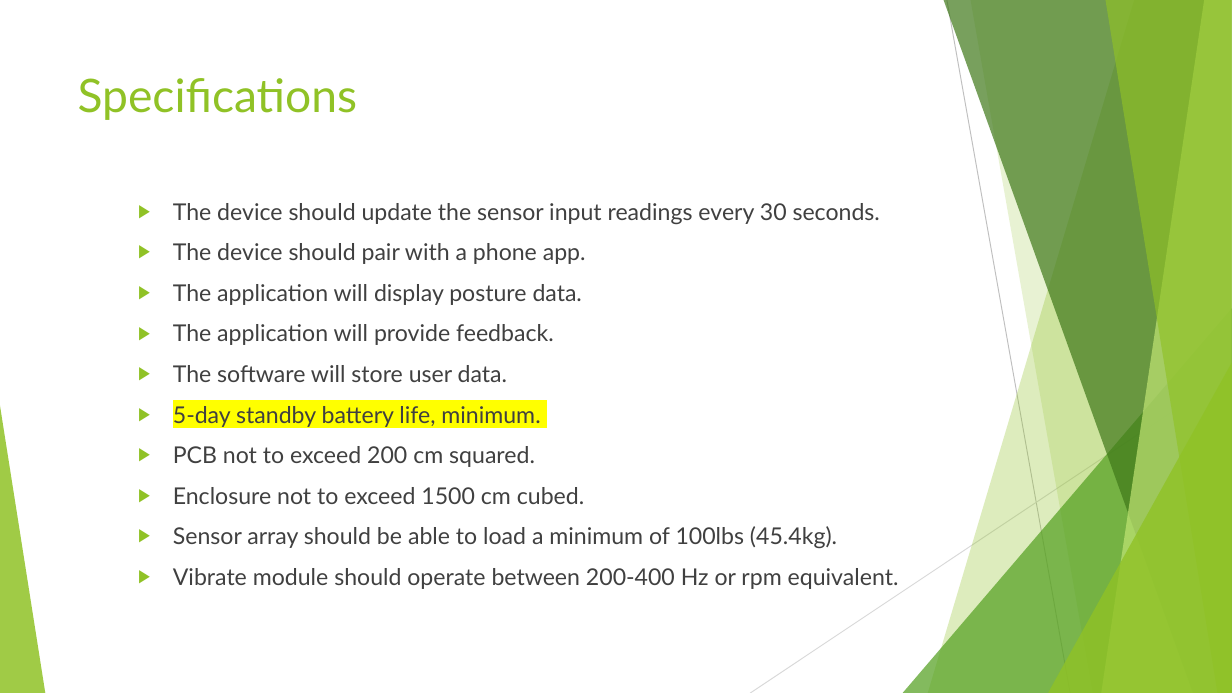
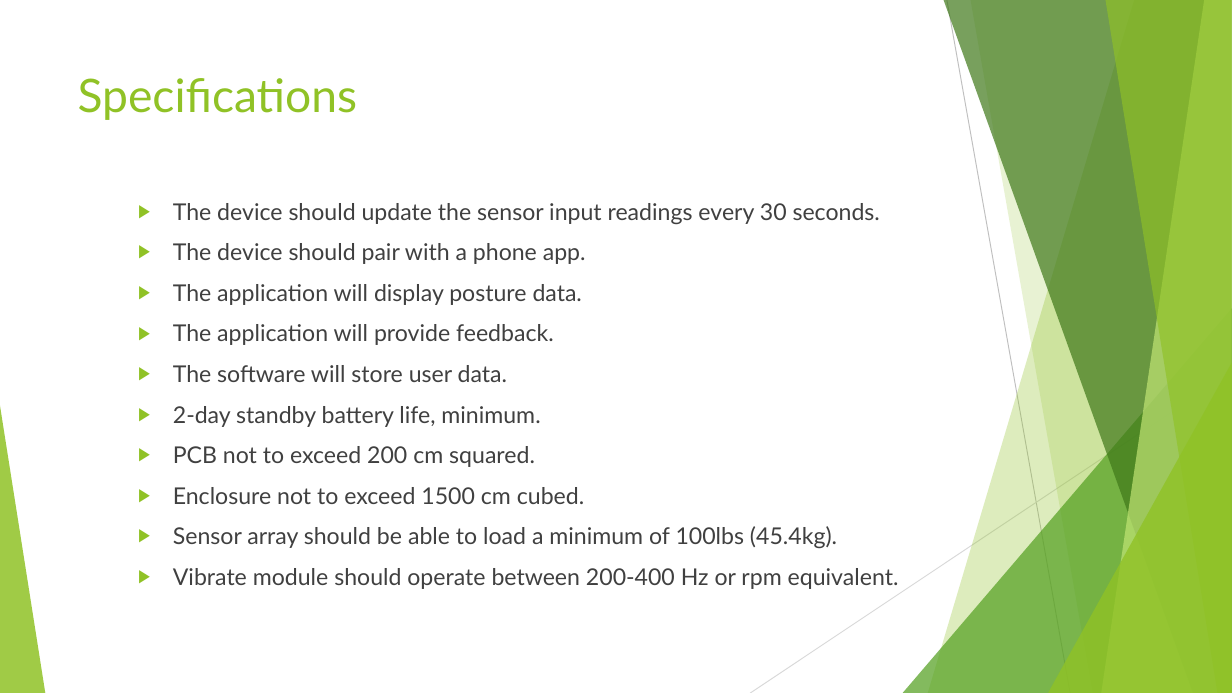
Before and after one commit to annavaykean/seniordesign_protoype, a slide deck: slide 3 of FinalPresentation.pptx. Drawn at 1232x693 pixels with LibreOffice and Linux fonts; fonts in the diff are those of the drawing. Boxes give left, top, right and bottom in pixels: in the first picture for what was removed or moved away, otherwise in the second. Text is boxed around its words. In the diff, an @@ line names an element or a change of style, - is before the commit and + after.

```diff
--- a/FinalPresentation.pptx
+++ b/FinalPresentation.pptx
@@ text at (173, 406, 540, 427): text changed @@
-▶ 5-day standby battery life, minimum.
+▶ 2-day standby battery life, minimum.
```
Also in this commit, not shown: 3 other slides changed.
